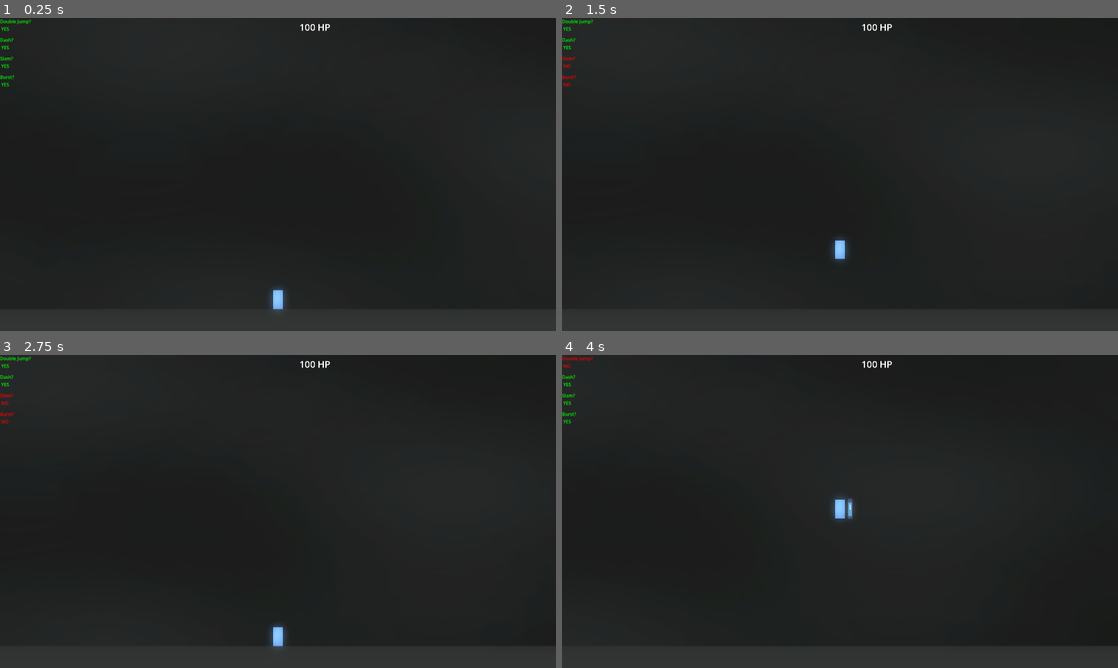
Above: before the commit, frames 1-4 (two rows, left to right).
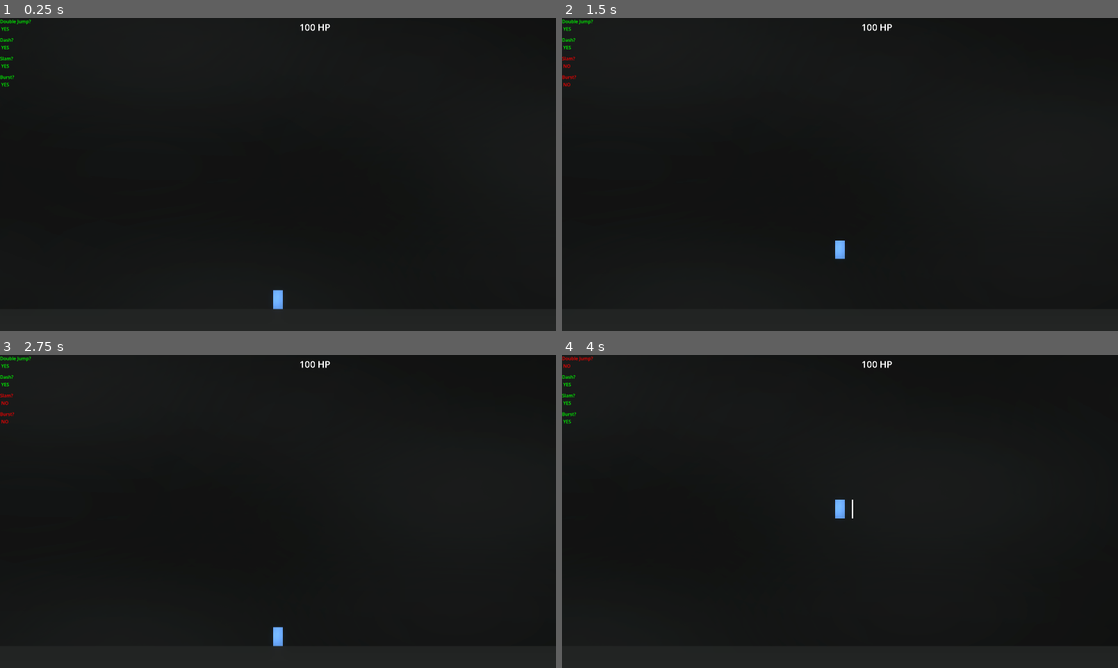
Above: after the commit, the same moments.

Repository: HeroHunterIguess/untitled-wip-game
Game: Godot game, scene res://scenes/worlds/main_world.tscn
The game is run twice, just before and just after one commit, with the same random seed, the same clock (stepped at 60 frames per second) and the same inputs. The engine's default icon, where the game draws it, is replaced by a stand-in: a white triangle on a blue panel in a dark square.
Inputs (mouse positions are in pixels of both pictures, inside the frame that each line leads up to):
- Up to frame 1 (0.25 s): no input
- Up to frame 2 (1.5 s): tap Enter at 0.5 s; move the mouse to (962, 158) at 0.52 s; hold D (right) from 0.53 s (still down); tap Q (burst) at 0.6 s; tap Space (double jump) at 0.77, 1.25 s; tap F (ground_slam) at 0.8, 1.35 s; move the mouse to (728, 190) at 1.27 s
- Up to frame 3 (2.75 s): tap Space (double jump) at 1.52 s; click (166, 527) at 1.55 s; move the mouse to (333, 442) at 2.02 s; release D (right) at 2.03 s; hold A (left) from 2.03 s (still down); click (333, 442) at 2.1 s; tap Q (burst) at 2.3 s
- Up to frame 4 (4 s): tap Enter at 2.75 s; move the mouse to (812, 574) at 2.77 s; release A (left) at 2.78 s; hold D (right) from 2.78 s (still down); tap E (air_freeze) at 2.85 s; tap Space (double jump) at 3.02, 3.5, 3.77 s; tap F (ground_slam) at 3.05 s; move the mouse to (1006, 558) at 3.52 s; tap Q (burst) at 3.6 s; click (1006, 558) at 3.8 s

The runs differ from the first frame. In frame 1, 0.1% of the frame differs, in the area x 48-52%, y 85-95%; in frame 2, 0.1%; in frame 3, 0.1%; in frame 4, 0.2%, in the area x 48-53%, y 44-54%.

Commit message:
add more art

Diff:
--- a/project.godot
+++ b/project.godot
@@ -92,5 +92,3 @@
 [rendering]
 
 rendering_device/driver.windows="d3d12"
-renderer/rendering_method="gl_compatibility"
-renderer/rendering_method.mobile="gl_compatibility"
--- a/scenes/attacks/basic_melee.tscn
+++ b/scenes/attacks/basic_melee.tscn
@@ -1,20 +1,20 @@
 [gd_scene format=3 uid="uid://bgk1i216ljoa8"]
 
 [ext_resource type="Script" uid="uid://ub1eypb4v00q" path="res://scripts/game/attacks/basic_melee.gd" id="1_tpomu"]
-[ext_resource type="Texture2D" uid="uid://bvhe2m66j7025" path="res://icon.svg" id="1_vdjwq"]
+[ext_resource type="Texture2D" uid="uid://chsrddhqvntxc" path="res://art/misc/attack.png" id="2_tpomu"]
 
 [sub_resource type="RectangleShape2D" id="RectangleShape2D_tpomu"]
-size = Vector2(28, 79)
+size = Vector2(64, 80)
 
 [node name="basic_melee" type="Area2D" unique_id=2095313411]
 script = ExtResource("1_tpomu")
 
 [node name="CollisionShape2D" type="CollisionShape2D" parent="." unique_id=1187713770]
-position = Vector2(0, -0.5)
 shape = SubResource("RectangleShape2D_tpomu")
 
-[node name="Icon" type="Sprite2D" parent="." unique_id=538671255]
-scale = Vector2(0.125, 0.5625)
-texture = ExtResource("1_vdjwq")
+[node name="Attack" type="Sprite2D" parent="." unique_id=688926271]
+position = Vector2(-1.1920929e-07, 0)
+scale = Vector2(0.019999988, 0.32000002)
+texture = ExtResource("2_tpomu")
 
 [connection signal="area_entered" from="." to="." method="_on_area_entered"]
--- a/scenes/attacks/ground_slam.tscn
+++ b/scenes/attacks/ground_slam.tscn
@@ -1,7 +1,8 @@
 [gd_scene format=3 uid="uid://cbv0p1biaybb3"]
 
 [ext_resource type="Script" uid="uid://3tfxg62j0gj6" path="res://scripts/game/attacks/ground_slam.gd" id="1_3fm40"]
-[ext_resource type="Texture2D" uid="uid://bvhe2m66j7025" path="res://icon.svg" id="2_ft8yu"]
+[ext_resource type="Texture2D" uid="uid://dilao2o8ys7jd" path="res://art/objects_characters/player.png" id="2_ft8yu"]
+[ext_resource type="Texture2D" uid="uid://kh1yqxf7sei" path="res://art/misc/slam_woosh.png" id="3_v6oc8"]
 
 [sub_resource type="CircleShape2D" id="CircleShape2D_su1go"]
 radius = 88.0
@@ -12,11 +13,6 @@
 [node name="Area2D" type="Area2D" unique_id=1249516471]
 script = ExtResource("1_3fm40")
 
-[node name="Icon" type="Sprite2D" parent="." unique_id=975459535]
-position = Vector2(0, 3.8146973e-06)
-scale = Vector2(0.625, 0.62500006)
-texture = ExtResource("2_ft8yu")
-
 [node name="CollisionShape2D" type="CollisionShape2D" parent="." unique_id=1642465214]
 shape = SubResource("CircleShape2D_su1go")
 
@@ -24,4 +20,15 @@
 position = Vector2(0, -224)
 shape = SubResource("RectangleShape2D_ft8yu")
 
+[node name="Player" type="Sprite2D" parent="." unique_id=828044501]
+position = Vector2(-1.1920929e-06, 11.999998)
+scale = Vector2(0.24, 0.52000004)
+texture = ExtResource("2_ft8yu")
+
+[node name="SlamWoosh" type="Sprite2D" parent="." unique_id=878735495]
+modulate = Color(0.23941341, 0.46234798, 0.7459169, 0.8)
+position = Vector2(0, -64)
+scale = Vector2(0.24, 0.23999998)
+texture = ExtResource("3_v6oc8")
+
 [connection signal="area_entered" from="." to="." method="_on_area_entered"]
--- a/scenes/attacks/player_burst_attack.tscn
+++ b/scenes/attacks/player_burst_attack.tscn
@@ -4,7 +4,7 @@
 [ext_resource type="Texture2D" uid="uid://bvhe2m66j7025" path="res://icon.svg" id="2_6c0kd"]
 
 [sub_resource type="CircleShape2D" id="CircleShape2D_qt26n"]
-radius = 64.0
+radius = 73.756355
 
 [node name="player_burst_attack" type="Area2D" unique_id=78801715]
 script = ExtResource("1_e1ho6")
@@ -13,28 +13,28 @@
 shape = SubResource("CircleShape2D_qt26n")
 
 [node name="Icon" type="Sprite2D" parent="." unique_id=624319707]
-position = Vector2(-2.2737368e-13, -2.2737368e-13)
-scale = Vector2(0.74999994, 0.74999994)
+position = Vector2(9.536743e-07, -7.1525574e-06)
+scale = Vector2(0.875, 0.875)
 texture = ExtResource("2_6c0kd")
 
 [node name="Icon2" type="Sprite2D" parent="." unique_id=75355069]
-position = Vector2(-3.33786e-06, -56.000004)
+position = Vector2(-3.33786e-06, -64)
 scale = Vector2(0.49999997, 0.124999985)
 texture = ExtResource("2_6c0kd")
 
 [node name="Icon5" type="Sprite2D" parent="." unique_id=1953907637]
-position = Vector2(1.430511e-06, 55.999996)
+position = Vector2(0, 64)
 scale = Vector2(0.49999997, 0.124999985)
 texture = ExtResource("2_6c0kd")
 
 [node name="Icon4" type="Sprite2D" parent="." unique_id=1146110552]
-position = Vector2(56, -3.9999974)
-scale = Vector2(0.12499997, 0.4375)
+position = Vector2(64, -3.9999974)
+scale = Vector2(0.124999985, 0.4375)
 texture = ExtResource("2_6c0kd")
 
 [node name="Icon3" type="Sprite2D" parent="." unique_id=831506363]
-position = Vector2(-56, -4.000002)
-scale = Vector2(0.12500004, 0.4375)
+position = Vector2(-64, -4.000002)
+scale = Vector2(0.12500003, 0.4375)
 texture = ExtResource("2_6c0kd")
 
 [connection signal="area_entered" from="." to="." method="_on_area_entered"]
--- a/scenes/enemy_types/basic_enemy.tscn
+++ b/scenes/enemy_types/basic_enemy.tscn
@@ -1,7 +1,7 @@
 [gd_scene format=3 uid="uid://cpbk2q31xyybd"]
 
 [ext_resource type="Script" uid="uid://b6uh5jgfv33sl" path="res://scripts/game/basic_enemy.gd" id="1_1m5xl"]
-[ext_resource type="Texture2D" uid="uid://bvhe2m66j7025" path="res://icon.svg" id="1_xjpoc"]
+[ext_resource type="Texture2D" uid="uid://08oq0682bpvv" path="res://art/objects_characters/basic_enemy.png" id="2_hnvih"]
 
 [sub_resource type="RectangleShape2D" id="RectangleShape2D_1m5xl"]
 size = Vector2(32, 48)
@@ -15,11 +15,6 @@
 [node name="CollisionShape2D" type="CollisionShape2D" parent="." unique_id=1674750778]
 shape = SubResource("RectangleShape2D_1m5xl")
 
-[node name="Icon" type="Sprite2D" parent="." unique_id=1123823822]
-modulate = Color(1, 0.4497674, 0.9512095, 1)
-scale = Vector2(0.25, 0.375)
-texture = ExtResource("1_xjpoc")
-
 [node name="hitbox" type="Area2D" parent="." unique_id=429958653]
 collision_layer = 5
 collision_mask = 5
@@ -28,4 +23,11 @@
 shape = SubResource("RectangleShape2D_xjpoc")
 debug_color = Color(0.8251935, 0.22585961, 0.80986995, 0.41960785)
 
+[node name="BasicEnemy" type="Sprite2D" parent="." unique_id=1033654392]
+modulate = Color(1.052771, 1.052771, 1.052771, 1)
+self_modulate = Color(1.0895202, 1.0895202, 1.0895202, 1)
+position = Vector2(0, 3.8146973e-06)
+scale = Vector2(0.16, 0.24000001)
+texture = ExtResource("2_hnvih")
+
 [connection signal="area_entered" from="hitbox" to="." method="_on_hitbox_area_entered"]
--- a/scenes/enemy_types/burst_enemy.tscn
+++ b/scenes/enemy_types/burst_enemy.tscn
@@ -1,7 +1,7 @@
 [gd_scene format=3 uid="uid://fyaj7kbdq2td"]
 
 [ext_resource type="Script" uid="uid://clfs30074cjf3" path="res://scripts/game/burst_enemy.gd" id="1_fkmm3"]
-[ext_resource type="Texture2D" uid="uid://bvhe2m66j7025" path="res://icon.svg" id="2_l5p3m"]
+[ext_resource type="Texture2D" uid="uid://c58ipb4q384ig" path="res://art/objects_characters/burst_enemy.png" id="2_fkmm3"]
 
 [sub_resource type="RectangleShape2D" id="RectangleShape2D_d0to3"]
 size = Vector2(48, 48)
@@ -18,10 +18,12 @@
 [node name="CollisionShape2D" type="CollisionShape2D" parent="." unique_id=2122937597]
 shape = SubResource("RectangleShape2D_d0to3")
 
-[node name="Icon" type="Sprite2D" parent="." unique_id=638017216]
-modulate = Color(0.30273595, 0.5635103, 0.24962088, 1)
-scale = Vector2(0.375, 0.375)
-texture = ExtResource("2_l5p3m")
+[node name="BurstEnemy" type="Sprite2D" parent="." unique_id=552297917]
+modulate = Color(1.0895202, 1.0895202, 1.0895202, 1)
+self_modulate = Color(1.1274886, 1.1274886, 1.1274886, 1)
+position = Vector2(7.6293945e-06, 0)
+scale = Vector2(0.24000004, 0.24000001)
+texture = ExtResource("2_fkmm3")
 
 [node name="hitbox" type="Area2D" parent="." unique_id=1489618191]
 collision_layer = 5
--- a/scenes/worlds/main_world.tscn
+++ b/scenes/worlds/main_world.tscn
@@ -12,9 +12,9 @@
 ambient_light_energy = 1.36
 glow_enabled = true
 glow_intensity = 1.07
-glow_bloom = 0.59
+glow_bloom = 0.13
 volumetric_fog_enabled = true
-volumetric_fog_density = 0.2016
+volumetric_fog_density = 0.2903
 volumetric_fog_emission_energy = 1.25
 volumetric_fog_detail_spread = 0.6155722
 volumetric_fog_ambient_inject = 1.56
@@ -24,10 +24,10 @@
 size = Vector2(4000, 80)
 
 [sub_resource type="RectangleShape2D" id="RectangleShape2D_w87fn"]
-size = Vector2(16, 1100)
+size = Vector2(32, 1100)
 
 [sub_resource type="RectangleShape2D" id="RectangleShape2D_y1qdg"]
-size = Vector2(16, 1096)
+size = Vector2(32, 1096)
 
 [sub_resource type="RectangleShape2D" id="RectangleShape2D_aqpkv"]
 size = Vector2(4000, 24)
@@ -42,7 +42,7 @@
 modulate = Color(0.9494527, 0.9494527, 0.9494527, 1)
 self_modulate = Color(0.7849187, 0.7849187, 0.7849187, 1)
 texture_filter = 1
-position = Vector2(2000.0001, 64.00003)
+position = Vector2(2000.0005, 64.00003)
 scale = Vector2(1.5500002, 0.7111111)
 texture = ExtResource("5_y1qdg")
 
@@ -60,11 +60,11 @@
 shape = SubResource("RectangleShape2D_caik2")
 
 [node name="CollisionShape2D5" type="CollisionShape2D" parent="StaticBody2D" unique_id=1826447023]
-position = Vector2(8, 102)
+position = Vector2(16, 102)
 shape = SubResource("RectangleShape2D_w87fn")
 
 [node name="CollisionShape2D6" type="CollisionShape2D" parent="StaticBody2D" unique_id=2031205457]
-position = Vector2(3992, 100)
+position = Vector2(3984, 100)
 shape = SubResource("RectangleShape2D_y1qdg")
 
 [node name="CollisionShape2D7" type="CollisionShape2D" parent="StaticBody2D" unique_id=910603969]
@@ -83,16 +83,16 @@
 texture = ExtResource("6_aqpkv")
 
 [node name="GroundSquare2" type="Sprite2D" parent="." unique_id=350834798]
-position = Vector2(7.9999957, 51.99997)
-scale = Vector2(0.07999996, 5.24)
+position = Vector2(16, 51.99997)
+scale = Vector2(0.16, 5.24)
 texture = ExtResource("6_aqpkv")
 
 [node name="GroundSquare3" type="Sprite2D" parent="." unique_id=1801545244]
-position = Vector2(2000.0001, -460)
-scale = Vector2(20, 0.12000006)
+position = Vector2(2000, -462)
+scale = Vector2(20, 0.14000002)
 texture = ExtResource("6_aqpkv")
 
 [node name="GroundSquare4" type="Sprite2D" parent="." unique_id=1944373048]
-position = Vector2(3992, 64)
-scale = Vector2(0.08000029, 5.12)
+position = Vector2(3984.0002, 64)
+scale = Vector2(0.15999901, 5.12)
 texture = ExtResource("6_aqpkv")
--- a/scripts/autoloads/global.gd
+++ b/scripts/autoloads/global.gd
@@ -2,6 +2,6 @@
 
 # game world physics constants
 const GRAVITY = 2500
-const TERMINAL_VELOCITY = 1450
+const TERMINAL_VELOCITY = 1600
 const FRICTION = 2700
 const VERTICAL_KNOCKBACK = 475
--- a/scripts/game/attacks/basic_melee.gd
+++ b/scripts/game/attacks/basic_melee.gd
@@ -17,3 +17,9 @@
 			object.take_kb(KNOCKBACK, false)
 		else:
 			object.take_kb(KNOCKBACK, true)
+
+func _process(_delta):
+	if get_tree().root.find_child("player",true,false).to_local(self.global_position).x > 0:
+		$Attack.global_position.x += 0.8
+	else:
+		$Attack.global_position.x -= 0.8
--- a/scripts/game/game_control.gd
+++ b/scripts/game/game_control.gd
@@ -18,11 +18,11 @@
 
 	# i need to save the location of the last one so i can vary it to ensure they never have the overlap speed bug
 	if left_location < 0:
-		var location = right_location + rng.randi_range(0, 99)
+		var location = right_location + rng.randi_range(0, 50)
 		object.global_position.x = location
 
 	if right_location > 4000:
-		var location = right_location - rng.randi_range(0, 99)
+		var location = right_location - rng.randi_range(0, 50)
 		object.global_position.x = location
 
 	# set y to a value close to ground
--- a/scripts/game/player.gd
+++ b/scripts/game/player.gd
@@ -11,7 +11,7 @@
 const DASH_FORCE = 1000
 
 const SLAM_COOLDOWN = 175
-const SLAM_FORCE = 1350
+const SLAM_FORCE = 1545
 const SLAM_REBOUNCE = 550
 
 const BURST_COOLDOWN = 200
@@ -158,7 +158,6 @@
 	get_parent().get_node("Camera2D").global_position.x = self.global_position.x
 
 	# lock camera at screen edges
-	# THIS IS BROKEN RN AND NEEDS TO BE FIXED
 	if (get_viewport().size.x / 2) + self.global_position.x > 4000:
 		get_parent().get_node("Camera2D").global_position.x = 4000 - get_viewport().size.x / 2
 	if self.global_position.x - (get_viewport().size.x / 2) < 0:
@@ -176,14 +175,15 @@
 	# spawn melee attack
 	if Input.is_action_just_pressed("melee") && !is_attacking && !data.slamming:
 		var melee_attack = melee_preload.instantiate()
+
+		is_attacking = true
+
 		add_child(melee_attack)
-
-		is_attacking = true
 
 		# spawn on correct side of player
 		if get_local_mouse_position().x > 0:
 			melee_attack.global_position = Vector2(self.global_position.x + 35, self.global_position.y)
-		elif get_local_mouse_position().x < 0:
+		if get_local_mouse_position().x < 0:
 			melee_attack.global_position = Vector2(self.global_position.x - 35, self.global_position.y)
 
 		await get_tree().create_timer(0.25).timeout
@@ -199,6 +199,7 @@
 
 		ground_slam.global_position = Vector2(self.global_position.x, self.global_position.y - 20)
 
+		velocity.x = 0
 		velocity.y = SLAM_FORCE
 
 	# spawn grenade
Binary file added: art/misc/attack.png
Not shown, added: art/misc/attack.png.import
Binary file added: art/misc/exlposion.png
Not shown, added: art/misc/exlposion.png.import
Binary file added: art/misc/slam_woosh.png
Not shown, added: art/misc/slam_woosh.png.import
Binary file added: art/objects_characters/basic_enemy.png
Not shown, added: art/objects_characters/basic_enemy.png.import
Binary file added: art/objects_characters/burst_enemy.png
Not shown, added: art/objects_characters/burst_enemy.png.import
